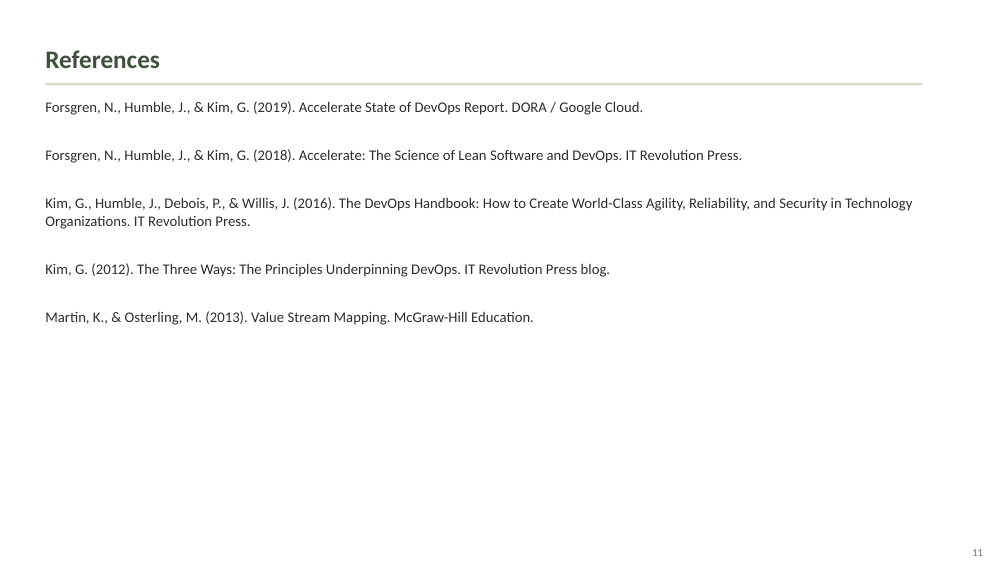
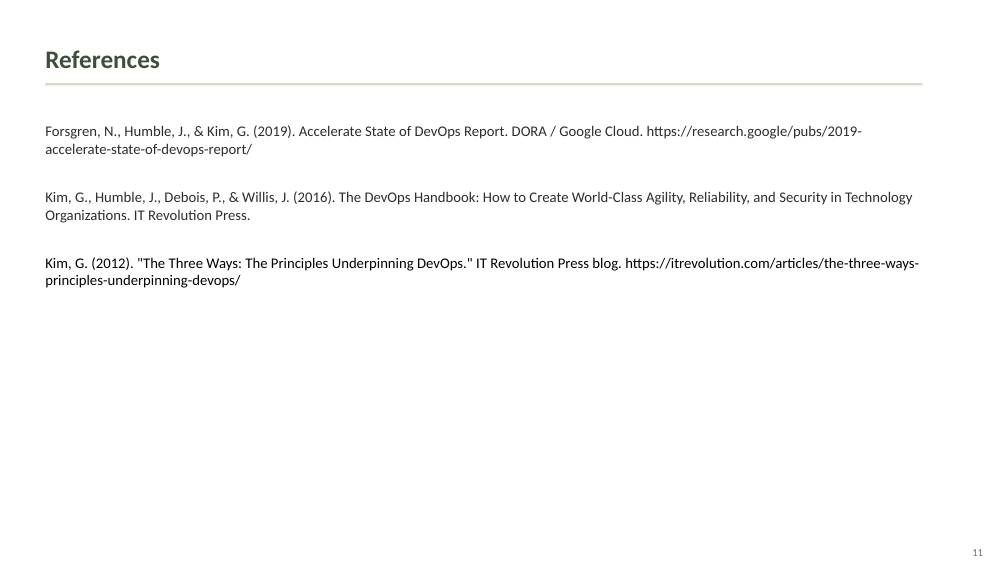
Before and after one commit to tannerlston/csd-380, a slide deck: slide 11 of module-1/TheTechnologyValueStreamCSD380.pptx. Drawn at 1008x567 pixels with LibreOffice and Linux fonts; fonts in the diff are those of the drawing. Boxes give left, top, right and bottom in pixels: in the first picture for what was removed or moved away, otherwise in the second. Text is boxed around its words. In the diff, an @@ line names an element or a change of style, - is before the commit and + after.

```diff
--- a/module-1/TheTechnologyValueStreamCSD380.pptx
+++ b/module-1/TheTechnologyValueStreamCSD380.pptx
@@ text at box(45, 125, 862, 157): text changed @@
-Forsgren, N., Humble, J., & Kim, G. (2019). Accelerate State of DevOps Report. DORA / Google Cloud.
-Forsgren, N., Humble, J., & Kim, G. (2018). Accelerate: The Science of Lean Software and DevOps. IT Revolution Press.
+Forsgren, N., Humble, J., & Kim, G. (2019). Accelerate State of DevOps Report. DORA / Google Cloud. https://research.google/pubs/2019-accelerate-state-of-devops-report/
@@ text at box(45, 257, 919, 288): text changed; text colour #2D2D2D to #000000 @@
-Kim, G. (2012). The Three Ways: The Principles Underpinning DevOps. IT Revolution Press blog.
-Martin, K., & Osterling, M. (2013). Value Stream Mapping. McGraw-Hill Education.
+Kim, G. (2012). "The Three Ways: The Principles Underpinning DevOps." IT Revolution Press blog. https://itrevolution.com/articles/the-three-ways-principles-underpinning-devops/
```
Also in this commit, not shown: 9 other slides changed, 1 slide added, 1 slide removed.
